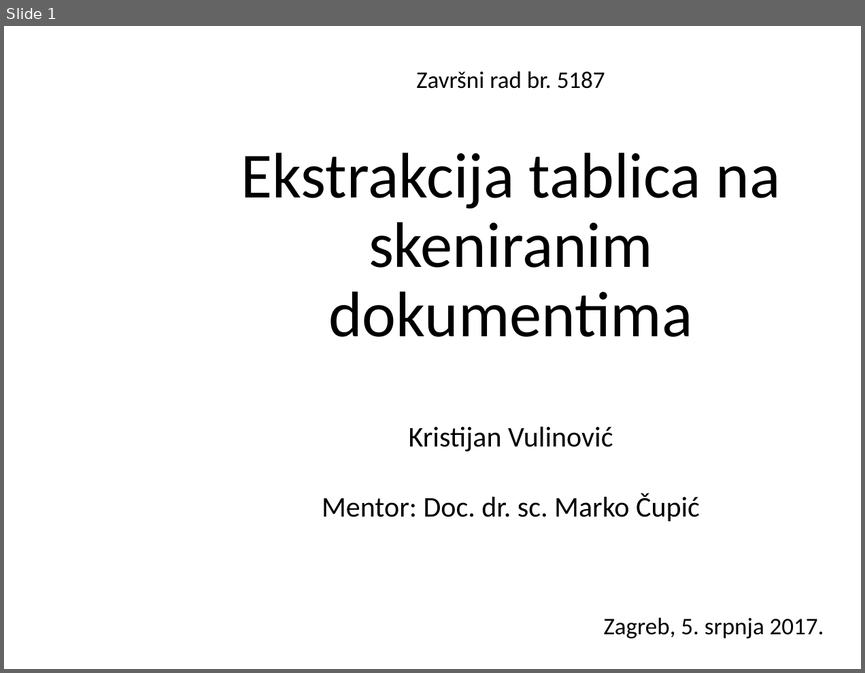
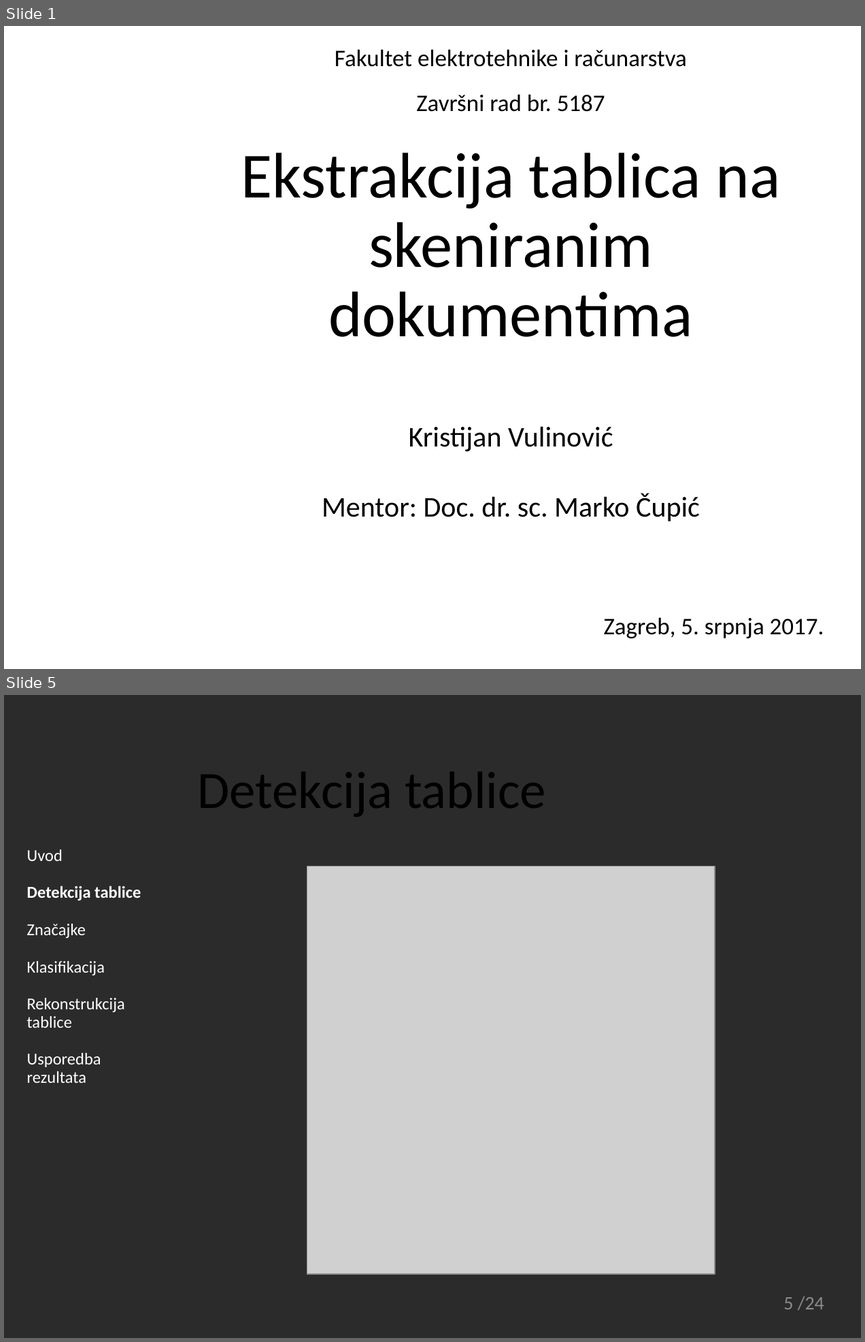
Before and after one commit to vkristijan/Table-Extraction-on-Scanned-Documents, a slide deck: Presentation/Prezentacija.pptx. Shown one above the other, each under a label of ours: slide 1 before the commit, slides 1 and 5 after it; the slides between them are not shown. The pictures are 865x673 and 865x1342 pixels, drawn with LibreOffice and Linux fonts; fonts in the diff are those of the drawing; grey boxes stand for pictures; background and template pictures are left out; a plain dark background stands for a picture behind light text. Boxes give left, top, right and bottom in pixels: in the first picture for what was removed or moved away, otherwise in the second. Text is boxed around its words. In the diff, an @@ line names an element or a change of style, - is before the commit and + after.

```diff
--- a/Presentation/Prezentacija.pptx
+++ b/Presentation/Prezentacija.pptx
@@ slide 5 added at (4, 695, 861, 1338), background picture (left out) @@
@@ title added at (197, 772, 546, 817), 44 pt, text #000000 @@
+Detekcija tablice
@@ text added at (27, 849, 141, 1083), 14 pt, text #FFFFFF @@
+Uvod
+Detekcija tablice
+Značajke
+Klasifikacija
+Rekonstrukcija tablice
+Usporedba rezultata
@@ picture added at (307, 866, 715, 1274) @@
@@ page number added at (783, 1296, 824, 1310), 16 pt, text #8C8C8C @@
+5 /24
@@ slide 1 changed as well @@
@@ text added at (334, 49, 686, 67), 20 pt, text #000000 @@
+Fakultet elektrotehnike i računarstva
@@ text "Završni rad br. 5187": place and size @@
-text "Završni rad br. 5187" at (416, 71, 605, 89)
+text "Završni rad br. 5187" at (416, 94, 605, 112)
```
Also in this commit, not shown: 22 other slides added, 2 slides removed, 13 other files.
